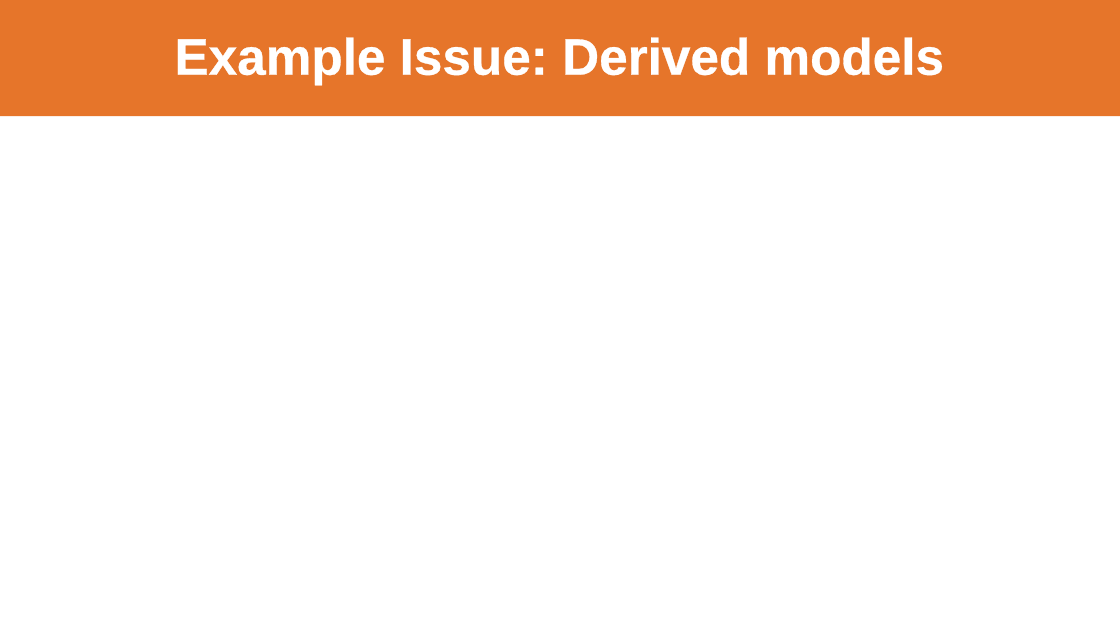
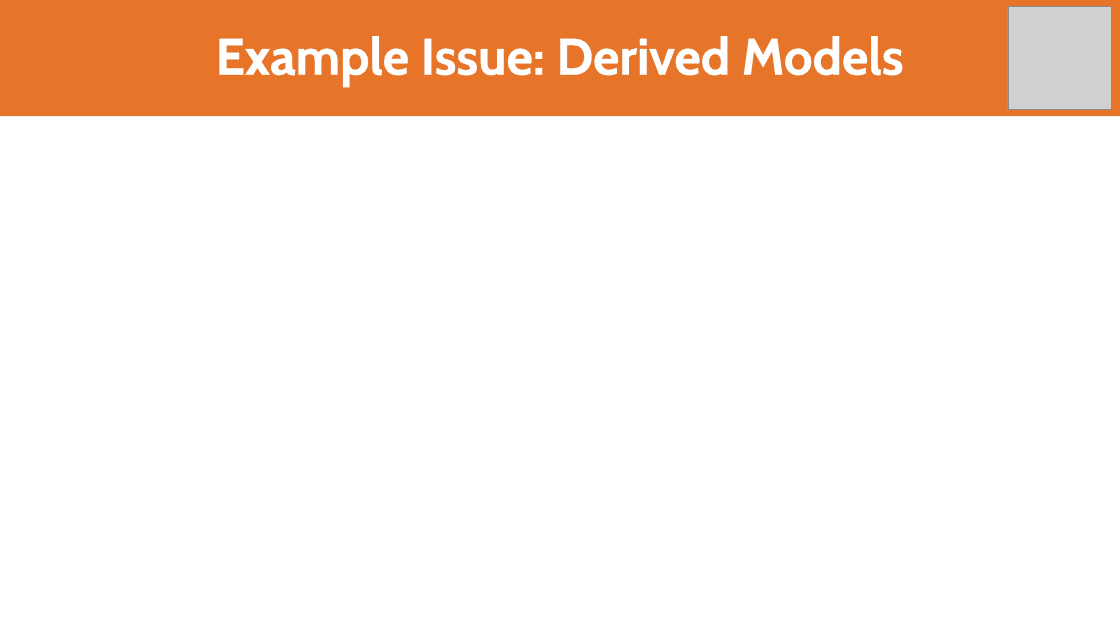
Before and after one commit to LionWeb-io/specification, a slide deck: slide 32 of resources/LangDev 2024 Talk.pptx. Drawn at 1120x630 pixels with LibreOffice and Linux fonts; fonts in the diff are those of the drawing; grey boxes stand for pictures; background and template pictures are left out. Boxes give left, top, right and bottom in pixels: in the first picture for what was removed or moved away, otherwise in the second. Text is boxed around its words. In the diff, an @@ line names an element or a change of style, - is before the commit and + after.

```diff
--- a/resources/LangDev 2024 Talk.pptx
+++ b/resources/LangDev 2024 Talk.pptx
@@ picture added at [1008,6,1112,109] @@
@@ title at [216,36,904,85]: text changed; font Arial to Cabin @@
-Example Issue: Derived models
+Example Issue: Derived Models
```
Also in this commit, not shown: 31 other slides changed.
